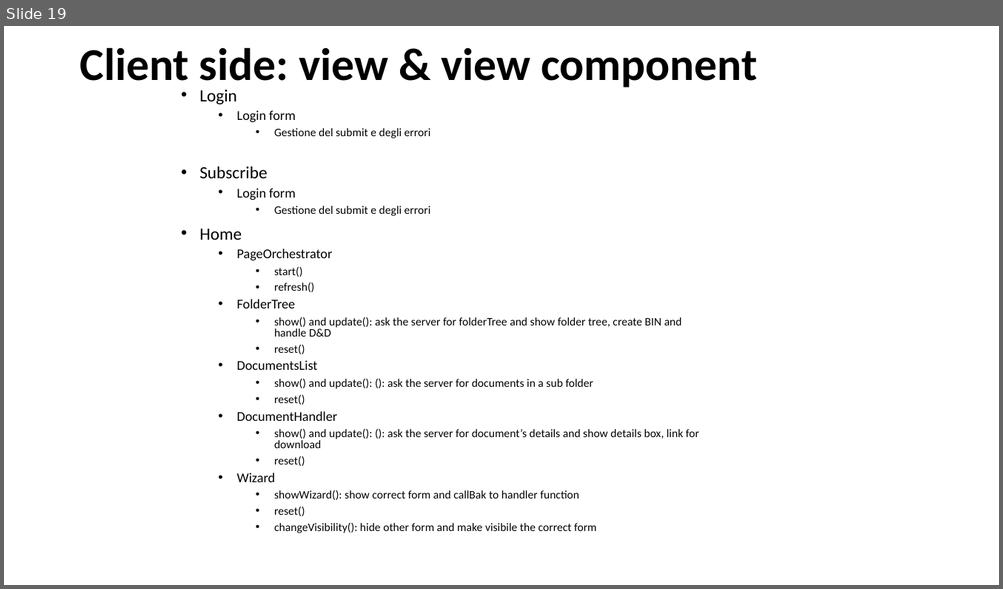
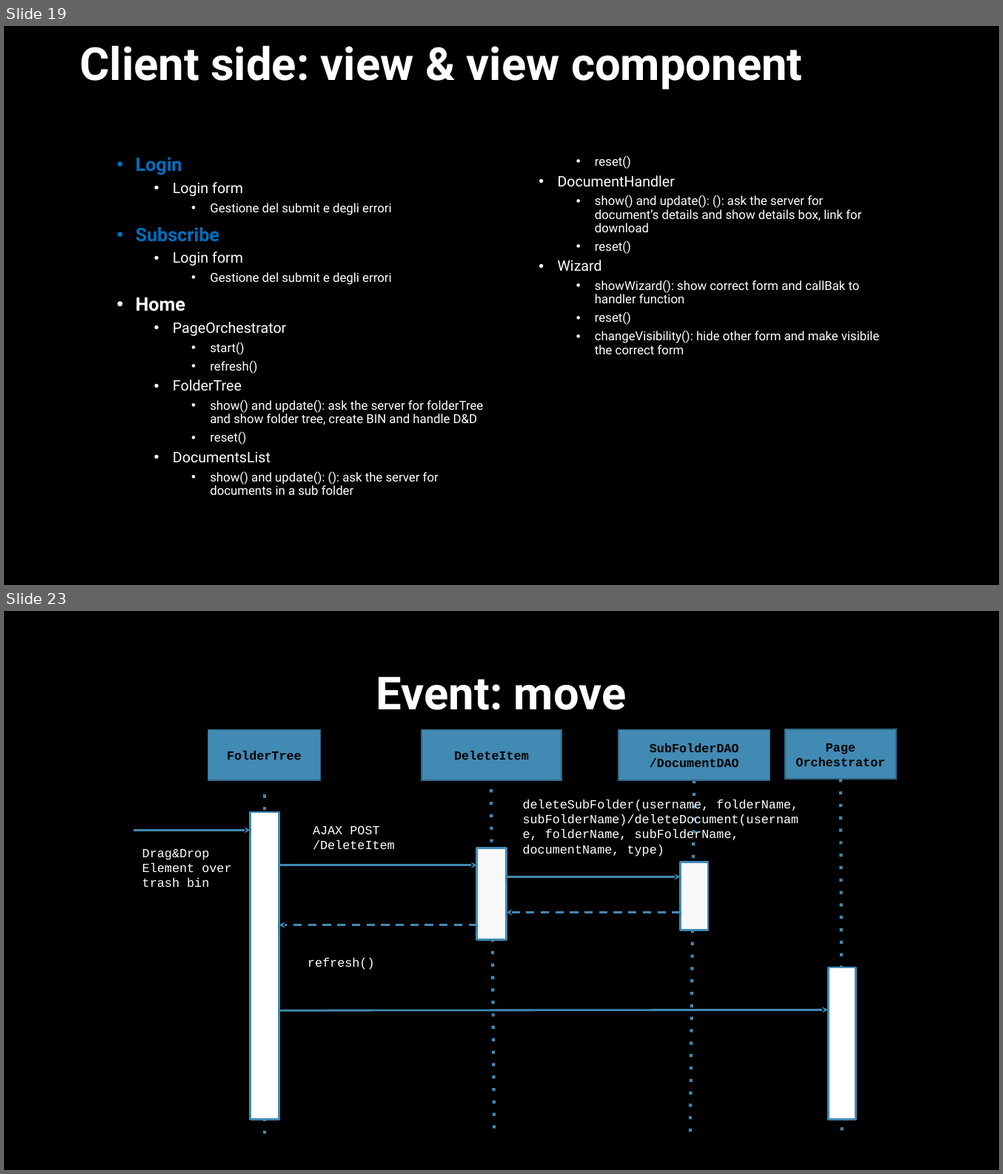
Before and after one commit to lorenzofranze/TIW2022-DocumentManager, a slide deck: deliveries/documentManager.pptx. Shown one above the other, each under a label of ours: slide 19 before the commit, slides 19 and 23 after it; the slides between them are not shown. The pictures are 1003x589 and 1003x1174 pixels, drawn with LibreOffice and Linux fonts; fonts in the diff are those of the drawing. Boxes give left, top, right and bottom in pixels: in the first picture for what was removed or moved away, otherwise in the second. Text is boxed around its words. In the diff, an @@ line names an element or a change of style, - is before the commit and + after.

```diff
--- a/deliveries/documentManager.pptx
+++ b/deliveries/documentManager.pptx
@@ slide 23 added at box(4, 611, 999, 1170), background #000000 @@
@@ text added at box(376, 677, 626, 710), 44 pt, text #FFFFFF, bold @@
+Event: move
@@ group added at box(134, 729, 896, 1141): 8 rectangles, 6 arrows, 4 lines, 4 texts @@
+deleteSubFolder(username, folderName, subFolderName)/deleteDocument(username, folderName, subFolderName, documentName, type)
+AJAX POST
+/DeleteItem
+refresh()
+Drag&Drop
+Element over trash bin
+SubFolderDAO
+/DocumentDAO
+Page Orchestrator
+DeleteItem
+FolderTree
@@ slide 19 changed as well @@
@@ background #FFFFFF to #000000 @@
@@ title "Client side: view & view ..." at box(79, 45, 802, 90): font Calibri to Roboto, text colour #000000 to #FFFFFF @@
@@ text "Login": place and size @@
-text "Login" at box(199, 90, 699, 534)
+text "Login" at box(136, 156, 879, 495)
@@ text "Login" at box(136, 156, 879, 495): size 16.6 to 18 pt, bold on in "Login", "Subscribe", "Home"; font Calibri to Roboto, text colour #000000 to #FFFFFF; text colour #000000 to #0070C0 in "Login", "Subscribe"; size 12.9 to 14 pt in "Login form", "Login form", "PageOrchestrator", "FolderTree" and 3 more places; size 11.1 to 12 pt in "Gestione del submit e degli errori", "Gestione del submit e degli errori", "start()", "refresh()" and 9 more places; line spacing 0.8 to 0.9; columns 1 to 2 @@
```
Also in this commit, not shown: 17 other slides changed, 5 other slides added, 7 slides removed.
